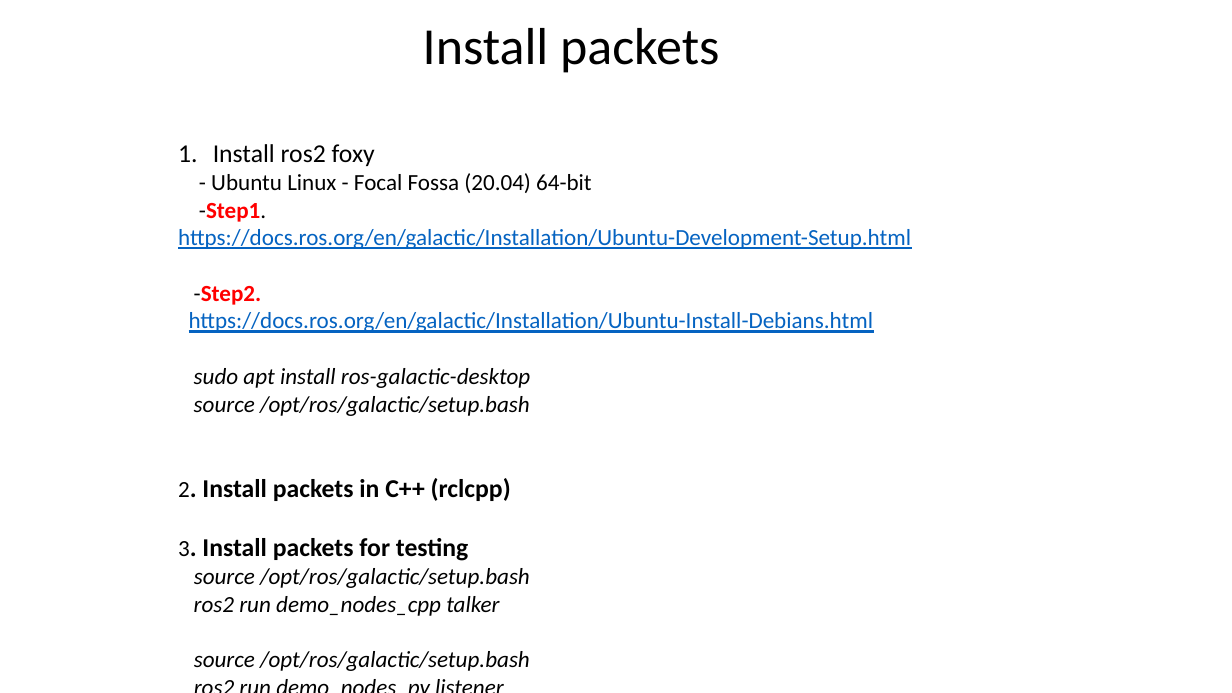
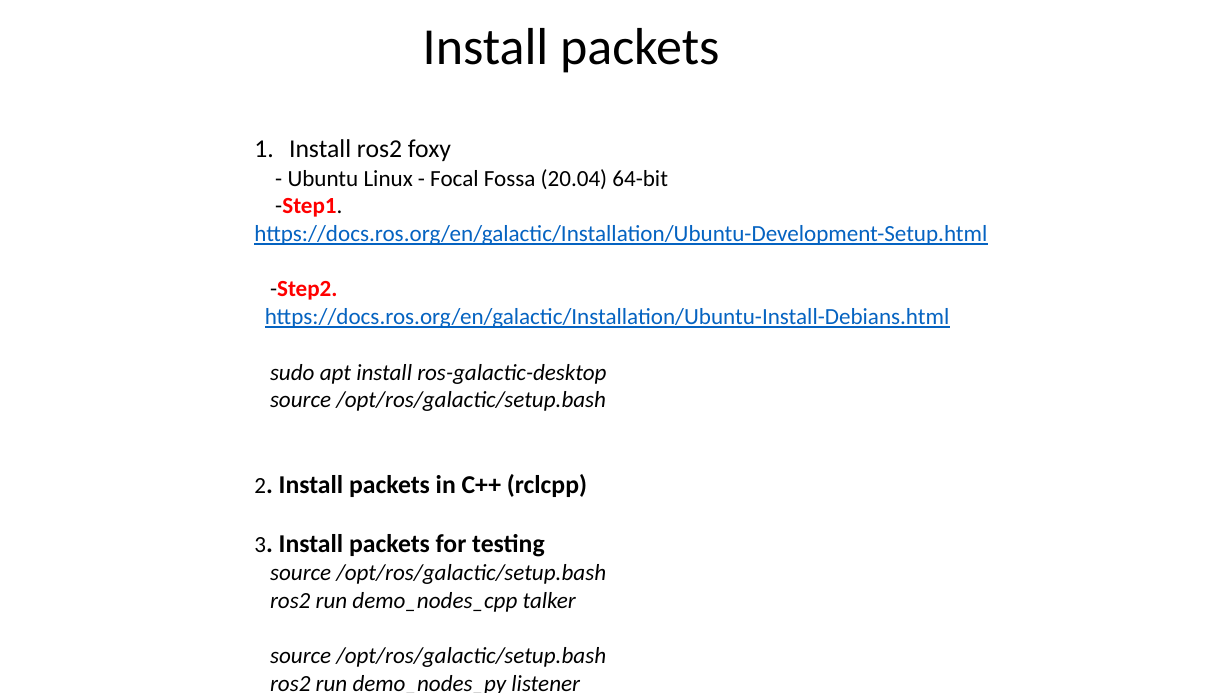
Before and after one commit to letrthong/ros2, a slide deck: slide 4 of ros2.pptx. Drawn at 1232x693 pixels with LibreOffice and Linux fonts; fonts in the diff are those of the drawing. Boxes give left, top, right and bottom in pixels: in the first picture for what was removed or moved away, otherwise in the second. Text is boxed around its words. In the diff, an @@ line names an element or a change of style, - is before the commit and + after.

```diff
--- a/ros2.pptx
+++ b/ros2.pptx
@@ text "Install ros2 foxy" rewrapped from box(178, 144, 911, 671) to box(254, 139, 987, 693) @@
```
Also in this commit, not shown: 3 slides added, 1 other file.
